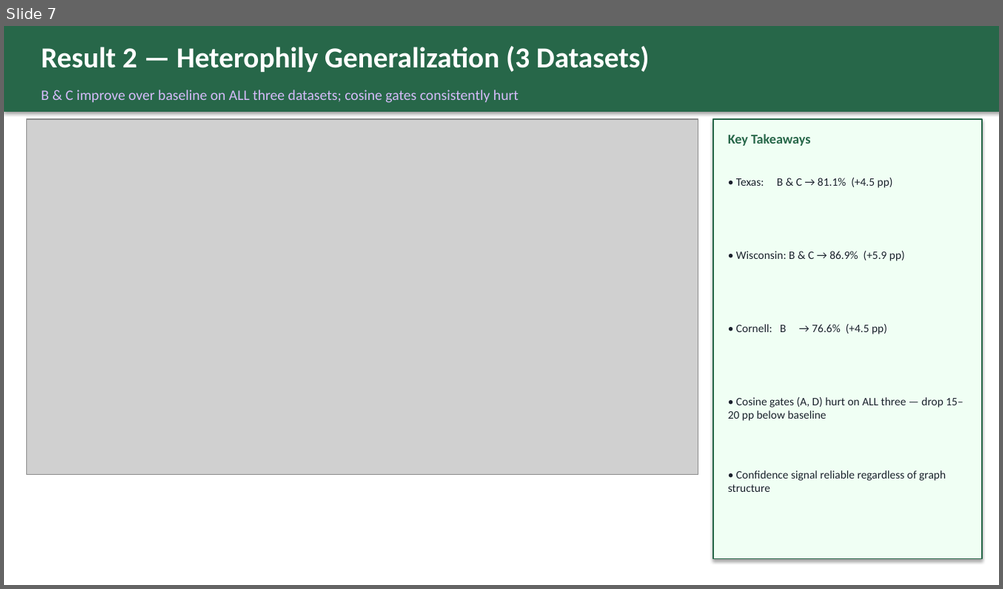
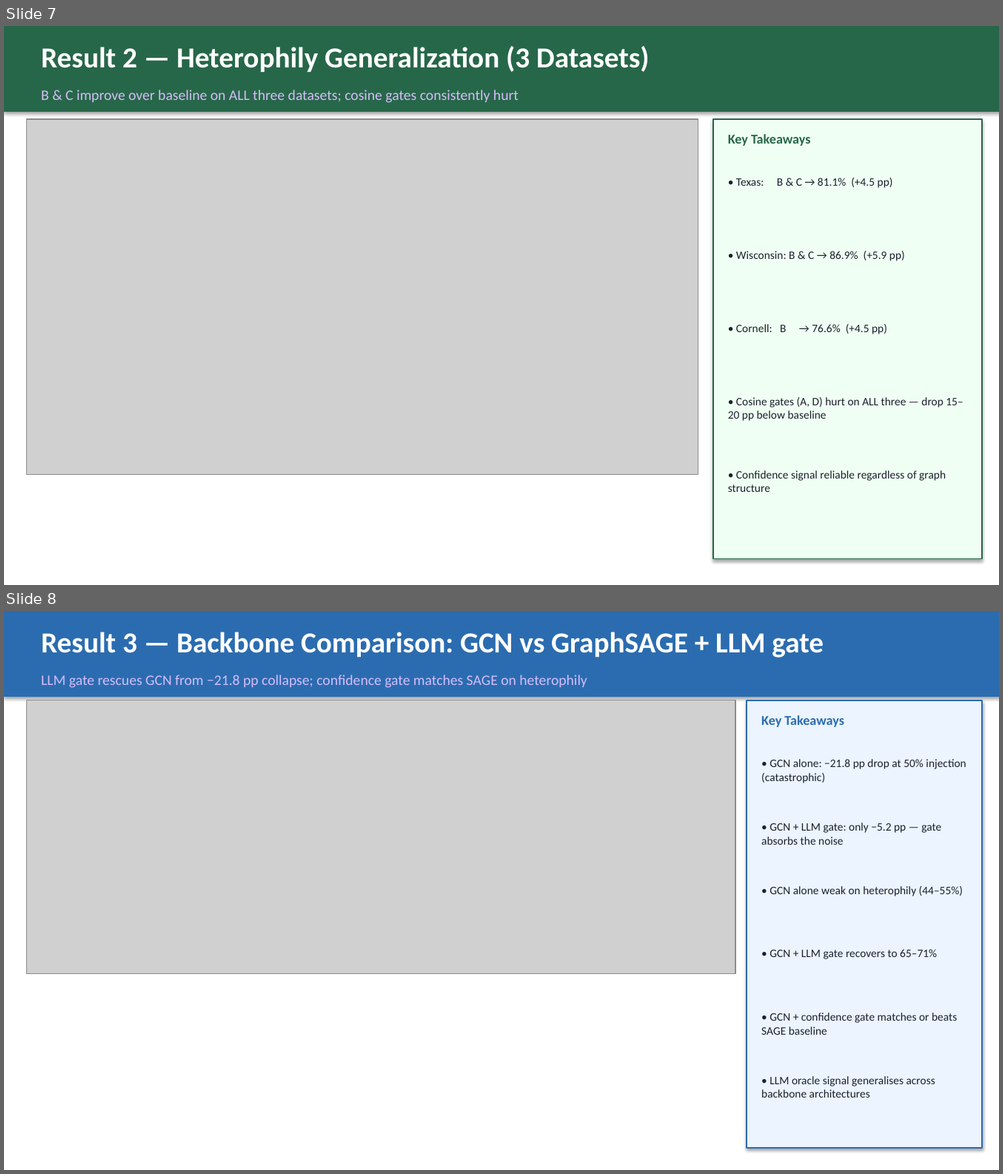
Before and after one commit to LuisMend12/STEM-GNN, a slide deck: slides/trust_gate_deck.pptx. Shown one above the other, each under a label of ours: slide 7 before the commit, slides 7 and 8 after it. The pictures are 1003x589 and 1003x1174 pixels, drawn with LibreOffice and Linux fonts; fonts in the diff are those of the drawing; grey boxes stand for pictures. Boxes give left, top, right and bottom in pixels: in the first picture for what was removed or moved away, otherwise in the second. Text is boxed around its words. In the diff, an @@ line names an element or a change of style, - is before the commit and + after.

```diff
--- a/slides/trust_gate_deck.pptx
+++ b/slides/trust_gate_deck.pptx
@@ slide 8 added at [4, 611, 999, 1170], background #FFFFFF @@
@@ rectangle added at [4, 611, 999, 697], fill #2B6CB0 @@
@@ text added at [41, 632, 823, 658], 28 pt, text #FFFFFF, bold @@
+Result 3 — Backbone Comparison: GCN vs GraphSAGE + LLM gate
@@ text added at [41, 675, 586, 688], 14 pt, text #D6BCFA @@
+LLM gate rescues GCN from −21.8 pp collapse; confidence gate matches SAGE on heterophily
@@ picture added at [26, 701, 735, 974] @@
@@ rectangle added at [746, 701, 982, 1148], fill #EBF4FF, outline #2B6CB0 1.2 pt @@
@@ text added at [761, 715, 844, 727], 13 pt, text #2B6CB0, bold @@
+Key Takeaways
@@ text added at [761, 759, 965, 783], 11 pt, text #1A202C @@
+• GCN alone: −21.8 pp drop at 50% injection (catastrophic)
@@ text added at [761, 823, 941, 845], 11 pt, text #1A202C @@
+• GCN + LLM gate: only −5.2 pp — gate absorbs the noise
@@ text added at [769, 886, 962, 897], 11 pt, text #1A202C @@
+• GCN alone weak on heterophily (44–55%)
@@ text added at [769, 949, 936, 960], 11 pt, text #1A202C @@
+• GCN + LLM gate recovers to 65–71%
@@ text added at [761, 1013, 956, 1035], 11 pt, text #1A202C @@
+• GCN + confidence gate matches or beats SAGE baseline
@@ text added at [761, 1076, 935, 1098], 11 pt, text #1A202C @@
+• LLM oracle signal generalises across backbone architectures
```
Also in this commit, not shown: 1 slide changed, 21 other files.
